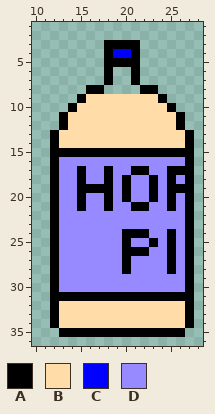
Pixel-art sprite -- images/lemonade.png. Above: the version before the commit.
The file is 40x40 pixels. Shown: x 10..28, y 1..36.
Palette (. is transparent): A #000000  B #ffdca8  C #0000ff  D #9789ff
And afterwards:
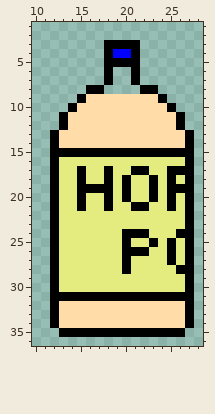
Changes in this commit:
colour D: #9789ff -> #e4eb7f
Changed rows in their new state; - is a pixel that keeps its letter.
first column x 25:
24 DA
first column x 25:
28 DA
